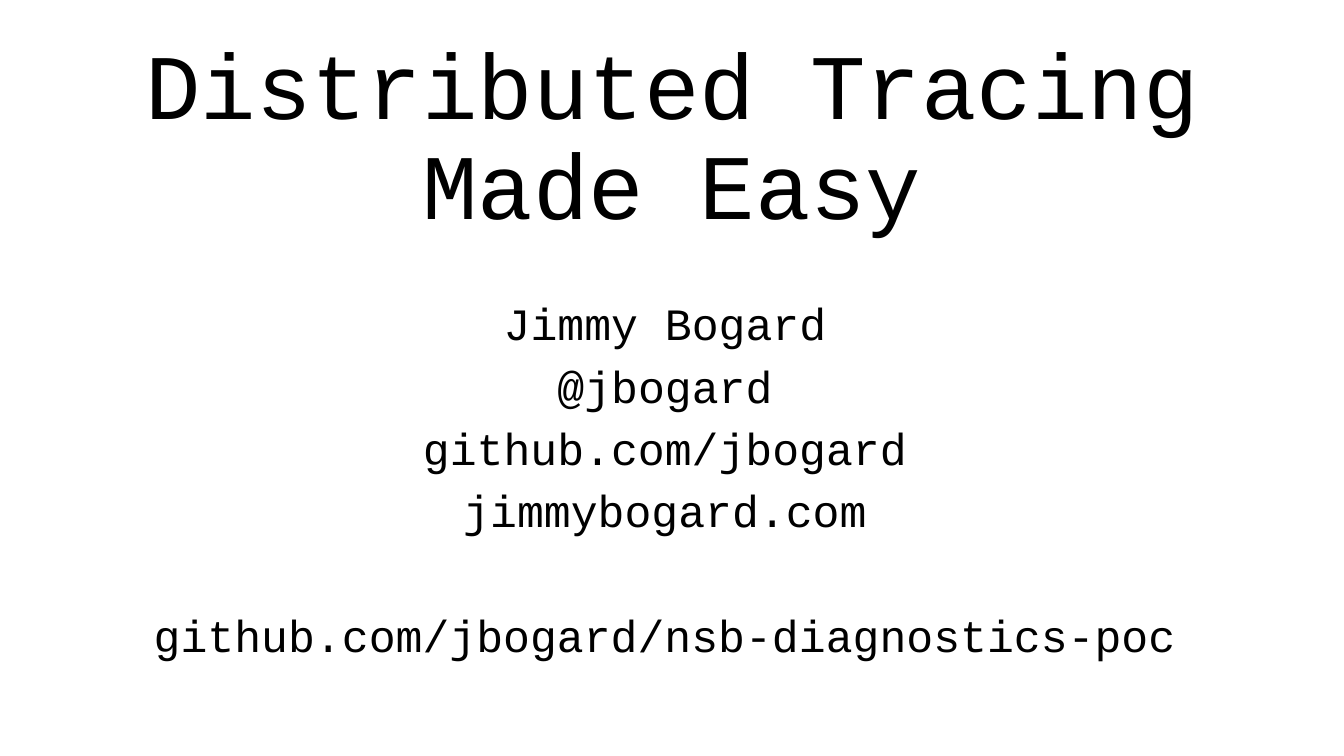
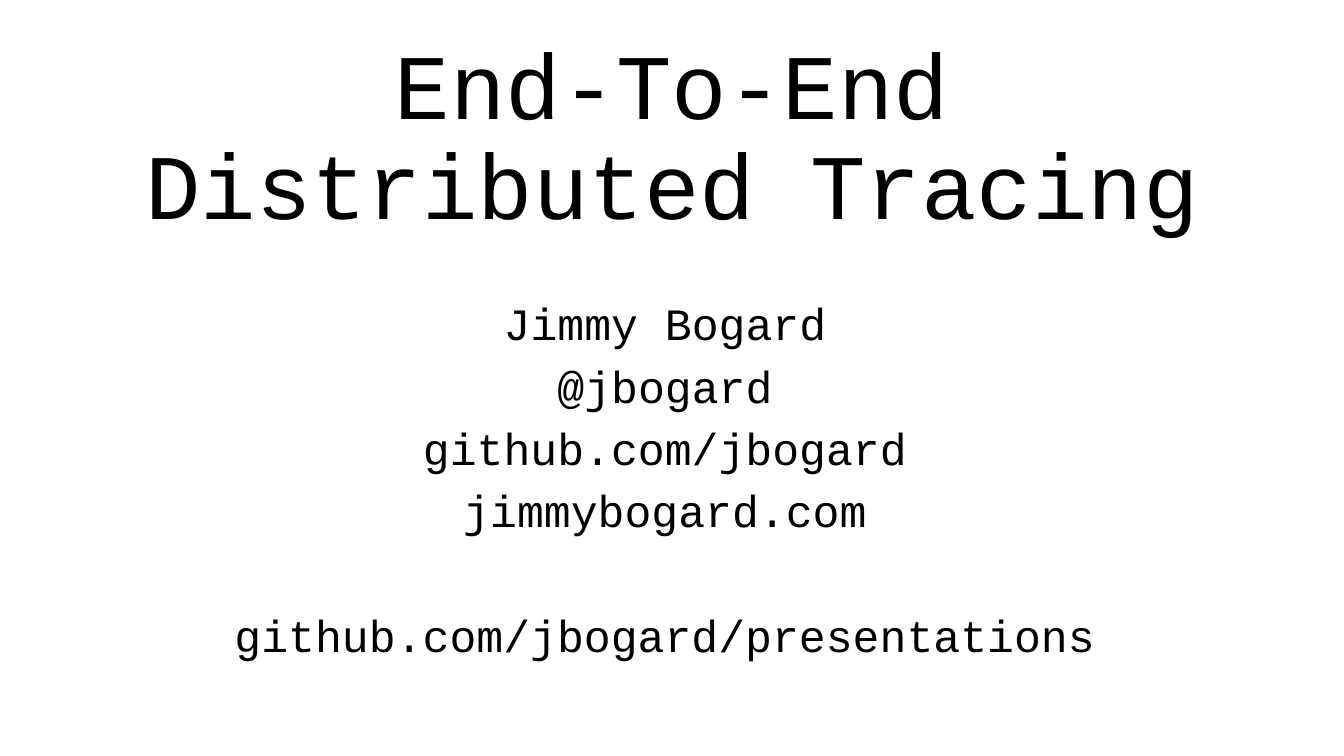
Before and after one commit to jbogard/presentations, a slide deck: slide 16 of DistributedTracing/DistributedTracing.pptx (slide 12 before the commit). Drawn at 1344x756 pixels with LibreOffice and Linux fonts; fonts in the diff are those of the drawing. Boxes give left, top, right and bottom in pixels: in the first picture for what was removed or moved away, otherwise in the second. Text is boxed around its words. In the diff, an @@ line names an element or a change of style, - is before the commit and + after.

Commit message:
Slides

```diff
--- a/DistributedTracing/DistributedTracing.pptx
+++ b/DistributedTracing/DistributedTracing.pptx
@@ title at <box>145,53,1198,238</box>: text changed @@
-Distributed Tracing Made Easy
+End-To-End Distributed Tracing
@@ subtitle at <box>234,621,1094,662</box>: text changed @@
-github.com/jbogard/nsb-diagnostics-poc
+github.com/jbogard/presentations
```
Also in this commit, not shown: 1 other slide changed, 4 slides added.
